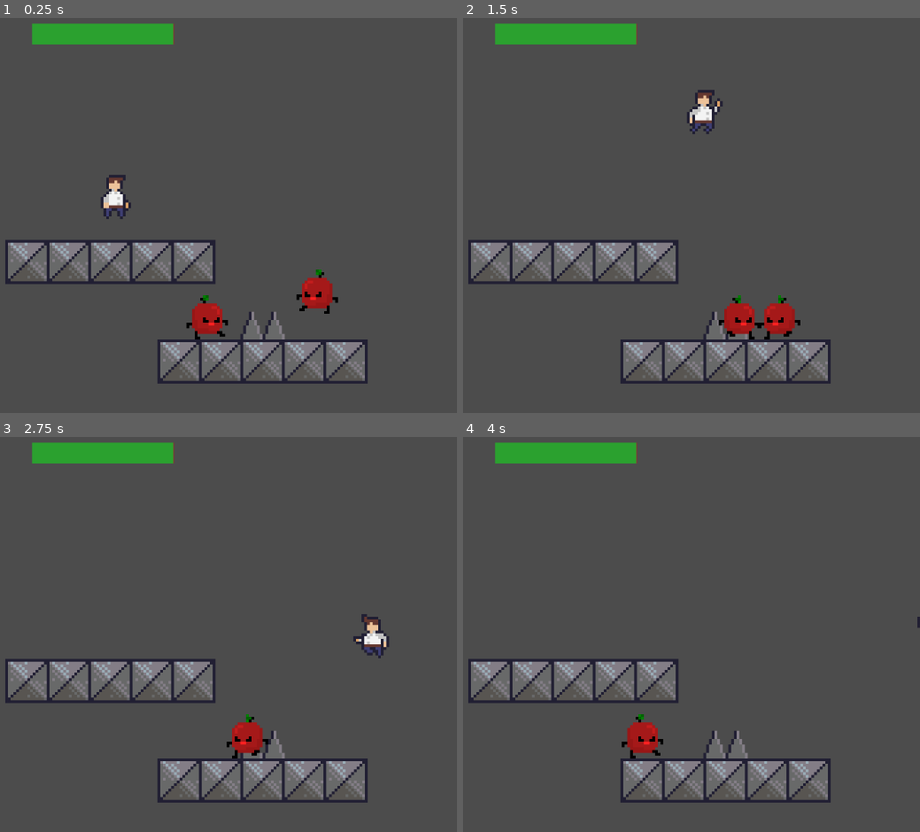
Above: before the commit, frames 1-4 (two rows, left to right).
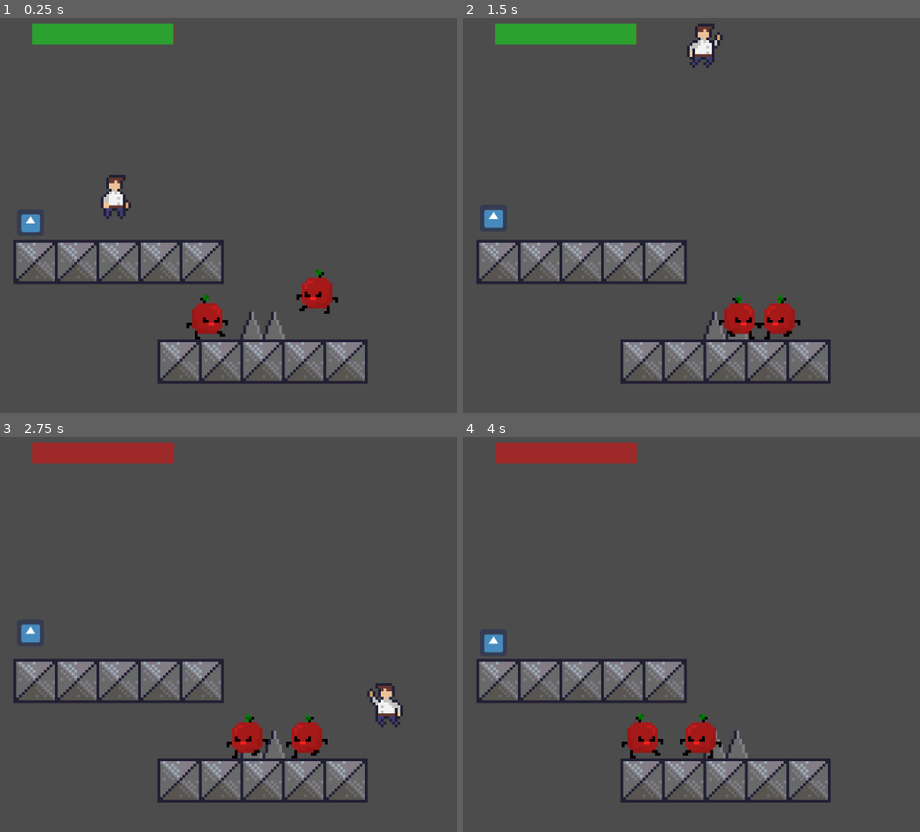
Above: after the commit, the same moments.

Repository: MichaelRRyan/godot-platformer-tutorial
Game: Godot game, scene res://Scenes/Gameplay.tscn
The game is run twice, just before and just after one commit, with the same random seed, the same clock (stepped at 60 frames per second) and the same inputs. The engine's default icon, where the game draws it, is replaced by a stand-in: a white triangle on a blue panel in a dark square.
Inputs:
- Up to frame 1 (0.25 s): no input
- Up to frame 2 (1.5 s): hold Right (move_right) from 0.53 s (still down); tap Space (jump) at 0.6, 0.77, 1.07, 1.35 s
- Up to frame 3 (2.75 s): tap Space (jump) at 1.52, 1.82, 2.1 s; release Right (move_right) at 2.03 s; hold Left (move_left) from 2.03 s (still down)
- Up to frame 4 (4 s): release Left (move_left) at 2.78 s; hold Right (move_right) from 2.78 s (still down); tap Space (jump) at 2.85, 3.02, 3.32, 3.6, 3.77 s

The runs differ from the first frame. In frame 1, 2.8% of the frame differs, in the area x 1-50%, y 49-68%; in frame 2, 3.8%; in frame 3, 6.0%, in the area x 1-89%, y 1-82%; in frame 4, 5.0%.

Commit message:
Added double jump and tidied player script

Diff:
--- a/Scenes/Gameplay.tscn
+++ b/Scenes/Gameplay.tscn
@@ -6,6 +6,7 @@
 [ext_resource path="res://scripts/Gameplay.gd" type="Script" id=4]
 [ext_resource path="res://Scenes/Enemy.tscn" type="PackedScene" id=5]
 [ext_resource path="res://scripts/HealthBar.gd" type="Script" id=6]
+[ext_resource path="res://Scenes/HealthPickup.tscn" type="PackedScene" id=7]
 
 [sub_resource type="StyleBoxFlat" id=1]
 bg_color = Color( 0.172549, 0.635294, 0.188235, 1 )
@@ -20,7 +21,7 @@
 position = Vector2( 47.5176, 33.8027 )
 
 [node name="Platform" parent="." instance=ExtResource( 2 )]
-position = Vector2( 45, 64 )
+position = Vector2( 48, 64 )
 
 [node name="Platform2" parent="." instance=ExtResource( 2 )]
 position = Vector2( 100, 100 )
@@ -54,5 +55,8 @@
 __meta__ = {
 "_edit_use_anchors_": false
 }
-[connection signal="damage_taken" from="Player" to="CanvasLayer/HealthBar" method="_on_Player_damage_taken"]
+
+[node name="Area2D" parent="." instance=ExtResource( 7 )]
+position = Vector2( 8, 40 )
 [connection signal="died" from="Player" to="." method="_on_Player_died"]
+[connection signal="health_changed" from="Player" to="CanvasLayer/HealthBar" method="_on_Player_health_changed"]
--- /dev/null
+++ b/Scenes/HealthPickup.tscn
@@ -0,0 +1,40 @@
+[gd_scene load_steps=5 format=2]
+
+[ext_resource path="res://assets/images/icon.png" type="Texture" id=1]
+[ext_resource path="res://scripts/HealthPickup.gd" type="Script" id=2]
+
+[sub_resource type="RectangleShape2D" id=1]
+extents = Vector2( 8, 8 )
+
+[sub_resource type="Animation" id=2]
+resource_name = "bounce"
+length = 2.0
+loop = true
+tracks/0/type = "bezier"
+tracks/0/path = NodePath("Sprite:position:y")
+tracks/0/interp = 1
+tracks/0/loop_wrap = true
+tracks/0/imported = false
+tracks/0/enabled = true
+tracks/0/keys = {
+"points": PoolRealArray( 2, -0.25, 0, 0.5, 0, -2, -0.5, 0, 0.5, 0, 2, -0.5, 0, 0, 0 ),
+"times": PoolRealArray( 0, 1, 2 )
+}
+
+[node name="HealthPickup" type="Area2D"]
+script = ExtResource( 2 )
+
+[node name="CollisionShape2D" type="CollisionShape2D" parent="."]
+position = Vector2( 8, 8 )
+shape = SubResource( 1 )
+
+[node name="Sprite" type="Sprite" parent="."]
+position = Vector2( 0, 0.910075 )
+scale = Vector2( 0.15, 0.15 )
+texture = ExtResource( 1 )
+centered = false
+offset = Vector2( 22, 22 )
+
+[node name="AnimationPlayer" type="AnimationPlayer" parent="."]
+anims/bounce = SubResource( 2 )
+[connection signal="body_entered" from="." to="." method="_on_HealthPickup_body_entered"]
--- a/scripts/HealthBar.gd
+++ b/scripts/HealthBar.gd
@@ -1,6 +1,5 @@
 extends ProgressBar
 
 
-
-func _on_Player_damage_taken(health_percent):
+func _on_Player_health_changed(health_percent):
 	value = health_percent
--- /dev/null
+++ b/scripts/HealthPickup.gd
@@ -0,0 +1,11 @@
+extends Area2D
+
+
+func _ready():
+	$AnimationPlayer.play("bounce")
+
+
+func _on_HealthPickup_body_entered(body):
+	if body.is_in_group("player"):
+		body.heal(4.0)
+		queue_free()
--- a/scripts/Player.gd
+++ b/scripts/Player.gd
@@ -1,19 +1,23 @@
 extends KinematicBody2D
 
 signal died
-signal damage_taken
+signal health_changed
 
-# -- Variables --
+# -- Exported Variables --
 
-export var gravity : float = 9.8
-export var jump_speed : float = 10
-export var max_speed : float = 50
-export var acceleration : float = 50
-export var deceleration : float = 50
-export var max_health : float = 4
+export(float) var gravity = 9.8
+export(float) var jump_speed = 10
+export(float) var max_speed = 50
+export(float) var acceleration = 50
+export(float) var deceleration = 50
+export(float) var max_health = 4
+export(int) var max_jumps = 2
+
+# -- Regular Variables --
 
 var velocity = Vector2()
 var health
+var jumps = 0
 
 
 func _ready():
@@ -25,22 +29,22 @@
 	# Adds gravity.
 	velocity.y = velocity.y + gravity * delta
 
-	# Handles horizontal movement
-	var left = Input.is_action_pressed("move_left")
-	var right = Input.is_action_pressed("move_right")
+	handle_movement(delta)
+	handle_jumping()
 
-	# Right movement.
-	if right and not left:
-		velocity.x += acceleration * delta
-		$AnimatedSprite.flip_h = false
+	# Applies the velocity.
+	velocity = move_and_slide(velocity, Vector2.UP)
 
-		if is_on_floor():
-			$AnimatedSprite.play("running")
 
-	# Left movement.
-	elif left and not right:
-		velocity.x -= acceleration * delta
-		$AnimatedSprite.flip_h = true
+func handle_movement(delta):
+
+	var input = Input.get_action_strength("move_right")
+	input -= Input.get_action_strength("move_left")
+
+	# Movement.
+	if input != 0.0:
+		velocity.x += acceleration * input * delta
+		$AnimatedSprite.flip_h = input < 0
 
 		if is_on_floor():
 			$AnimatedSprite.play("running")
@@ -56,13 +60,18 @@
 	if abs(velocity.x) > max_speed:
 		velocity.x = max_speed * sign(velocity.x)
 
-	# Handles jumping.
-	if is_on_floor() and Input.is_action_just_pressed("jump"):
-		velocity.y = -jump_speed
-		$AnimatedSprite.play("jumping")
 
-	# Applies the velocity.
-	velocity = move_and_slide(velocity, Vector2(0.0, -1.0))
+func handle_jumping():
+
+	# Reset jumps.
+	if jumps > 0 and is_on_floor():
+		jumps = 0
+
+	if Input.is_action_just_pressed("jump"):
+		if is_on_floor() or jumps < max_jumps:
+			velocity.y = -jump_speed
+			$AnimatedSprite.play("jumping")
+			jumps += 1
 
 
 func take_damage(knockback):
@@ -74,7 +83,7 @@
 		else:
 			$DamageCooldown.start()
 			velocity = knockback
-			emit_signal("damage_taken", health / max_health)
+			emit_signal("health_changed", health / max_health)
 
 
 func is_falling():
@@ -83,3 +92,8 @@
 
 func bounce():
 	velocity.y = -jump_speed * 0.8
+
+
+func heal(amount):
+	health = min(health + amount, max_health)
+	emit_signal("health_changed", health / max_health)
Not shown: 1 places in Scenes/Gameplay.tscn that only renumber resources
